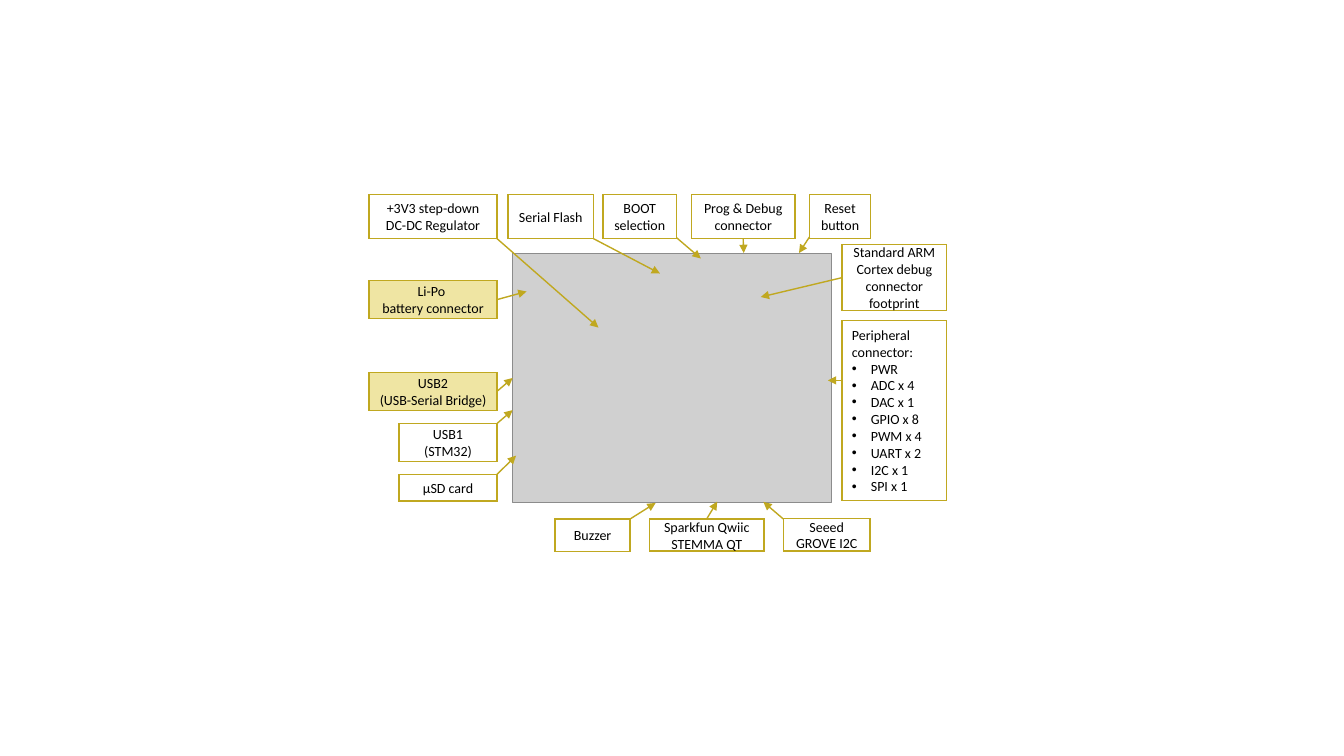
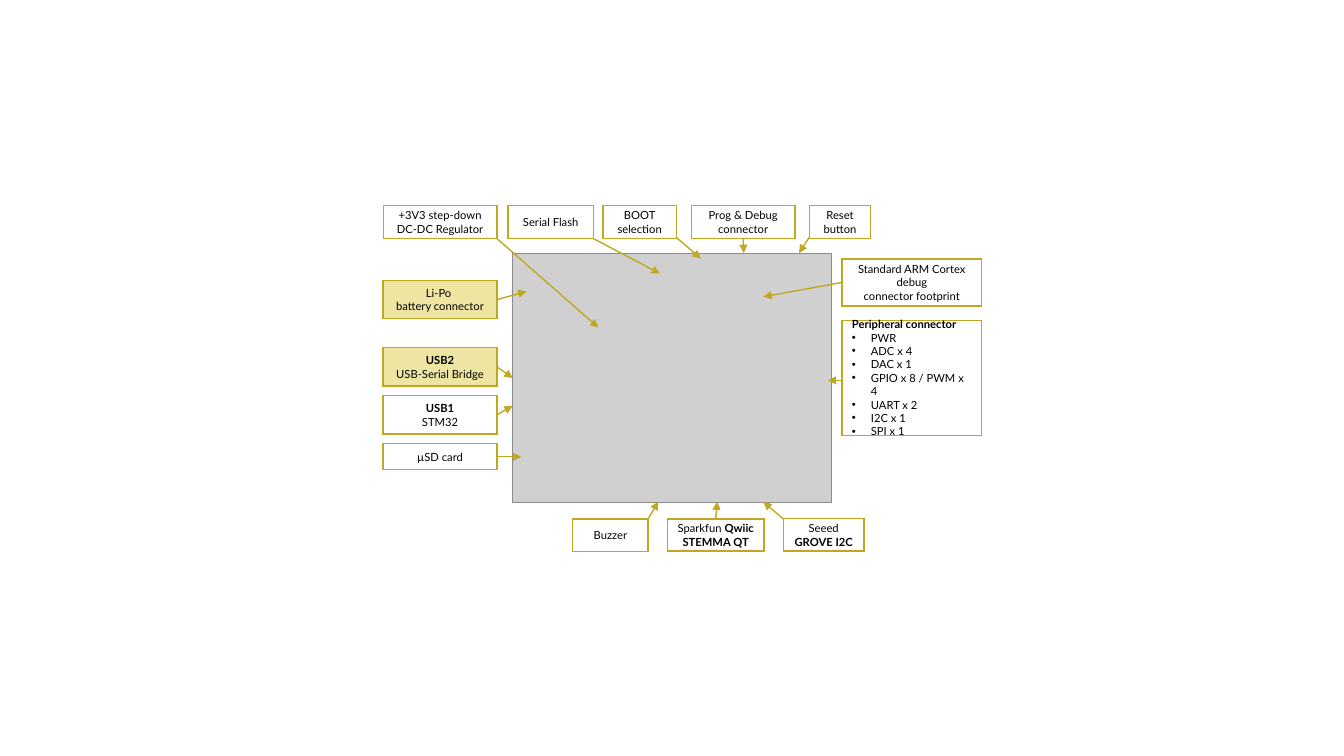
Before and after one commit to piconomix/px-fwlib, a slide deck: slide 1 of doc/images/hero_board/hero_board_bot_annotated.pptx. Drawn at 1344x756 pixels with LibreOffice and Linux fonts; fonts in the diff are those of the drawing; grey boxes stand for pictures. Boxes give left, top, right and bottom in pixels: in the first picture for what was removed or moved away, otherwise in the second. Text is boxed around its words. In the diff, an @@ line names an element or a change of style, - is before the commit and + after.

```diff
--- a/doc/images/hero_board/hero_board_bot_annotated.pptx
+++ b/doc/images/hero_board/hero_board_bot_annotated.pptx
@@ rectangle "+3V3 step-down DC-DC Regulator" resized from (x1=369, y1=195, x2=497, y2=239) to (x1=383, y1=206, x2=497, y2=239) @@
@@ rectangle "Serial Flash" resized from (x1=508, y1=195, x2=594, y2=239) to (x1=508, y1=206, x2=594, y2=239) @@
@@ rectangle "BOOT" resized from (x1=603, y1=195, x2=677, y2=239) to (x1=603, y1=206, x2=677, y2=239) @@
@@ rectangle "Prog & Debug" resized from (x1=692, y1=195, x2=796, y2=239) to (x1=692, y1=206, x2=796, y2=239) @@
@@ rectangle "Reset button" resized from (x1=810, y1=195, x2=871, y2=239) to (x1=810, y1=206, x2=871, y2=239) @@
@@ size 10 to 8 pt, font Calibri to Lato in 9 elements at (x1=573, y1=519, x2=648, y2=552), (x1=692, y1=206, x2=796, y2=239), (x1=383, y1=280, x2=497, y2=319), (x1=508, y1=206, x2=594, y2=239), (x1=603, y1=206, x2=677, y2=239), (x1=810, y1=206, x2=871, y2=239), (x1=383, y1=206, x2=497, y2=239), (x1=383, y1=444, x2=497, y2=470), (x1=842, y1=259, x2=982, y2=307) @@
@@ rectangle "Standard ARM Cortex debug" resized from (x1=842, y1=245, x2=947, y2=312) to (x1=842, y1=259, x2=982, y2=307) @@
@@ rectangle "Li-Po" resized from (x1=369, y1=280, x2=497, y2=319) to (x1=383, y1=280, x2=497, y2=319) @@
@@ arrow moved from (842, 277) - (761, 297) to (842, 282) - (763, 296) @@
@@ rectangle "Peripheral connector" resized from (x1=842, y1=321, x2=947, y2=501) to (x1=842, y1=321, x2=982, y2=436) @@
@@ text in rectangle at (x1=852, y1=319, x2=957, y2=330): text changed; size 10 to 8 pt; font Calibri to Lato; bold on @@
-Peripheral connector:
+Peripheral connector
@@ rectangle "USB2" resized from (x1=369, y1=372, x2=497, y2=410) to (x1=383, y1=348, x2=497, y2=386) @@
@@ text in rectangle at (x1=426, y1=356, x2=454, y2=364): size 10 to 8 pt, font Calibri to Lato, bold on in "USB2" @@
@@ text in rectangle at (x1=871, y1=334, x2=917, y2=436): size 10 to 8 pt, font Calibri to Lato in "PWR", "ADC x 4", "DAC x 1", "UART x 2" and 2 more places @@
@@ text in rectangle at (x1=396, y1=369, x2=484, y2=380): text changed; size 10 to 8 pt; font Calibri to Lato @@
-(USB-Serial Bridge)
+USB-Serial Bridge
@@ arrow moved from (497, 391) - (513, 378) to (497, 367) - (513, 378) @@
@@ text in rectangle at (x1=871, y1=374, x2=964, y2=395): text changed; size 10 to 8 pt; font Calibri to Lato @@
-• GPIO x 8
-• PWM x 4
+• GPIO x 8 / PWM x 4
@@ rectangle "USB1" resized from (x1=399, y1=423, x2=497, y2=462) to (x1=383, y1=396, x2=497, y2=435) @@
@@ text in rectangle at (x1=422, y1=418, x2=458, y2=426): text changed; size 10 to 8 pt; font Calibri to Lato @@
-(STM32)
+STM32
@@ text in rectangle at (x1=426, y1=404, x2=454, y2=412): size 10 to 8 pt, font Calibri to Lato, bold on in "USB1" @@
@@ arrow moved from (497, 423) - (513, 410) to (497, 415) - (513, 406) @@
@@ rectangle "µSD card" resized from (x1=399, y1=475, x2=497, y2=501) to (x1=383, y1=444, x2=497, y2=470) @@
@@ arrow moved from (497, 475) - (516, 456) to (497, 457) - (521, 457) @@
@@ arrow moved from (630, 519) - (655, 503) to (648, 519) - (658, 502) @@
@@ arrow moved from (707, 519) - (718, 502) to (716, 519) - (718, 502) @@
@@ rectangle "Buzzer" moved from (x1=556, y1=519, x2=631, y2=552) to (x1=573, y1=519, x2=648, y2=552) @@
@@ rectangle "Sparkfun Qwiic" resized from (x1=649, y1=519, x2=764, y2=552) to (x1=667, y1=519, x2=764, y2=552) @@
@@ rectangle "Sparkfun Qwiic" at (x1=667, y1=519, x2=764, y2=552): size 10 to 8 pt, font Calibri to Lato; bold on in "Qwiic", "STEMMA QT" @@
@@ rectangle "Seeed" resized from (x1=783, y1=519, x2=870, y2=552) to (x1=783, y1=519, x2=864, y2=552) @@
@@ rectangle "Seeed" at (x1=783, y1=519, x2=864, y2=552): size 10 to 8 pt, font Calibri to Lato; bold on in "GROVE I2C" @@
```
Also in this commit, not shown: 10 other files.
